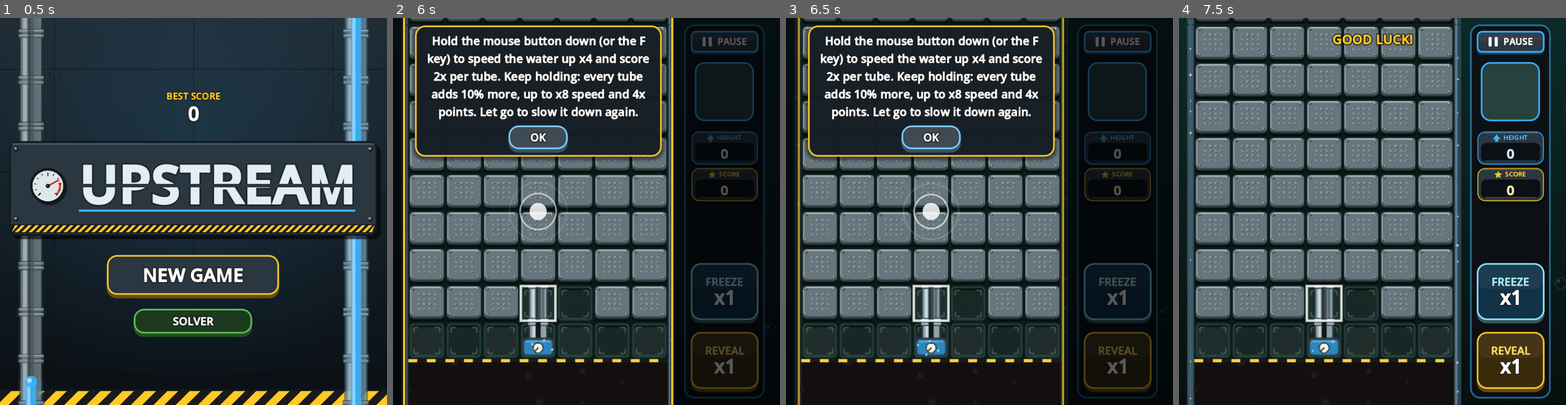
Above: before the commit, frames 1-4 (left to right).
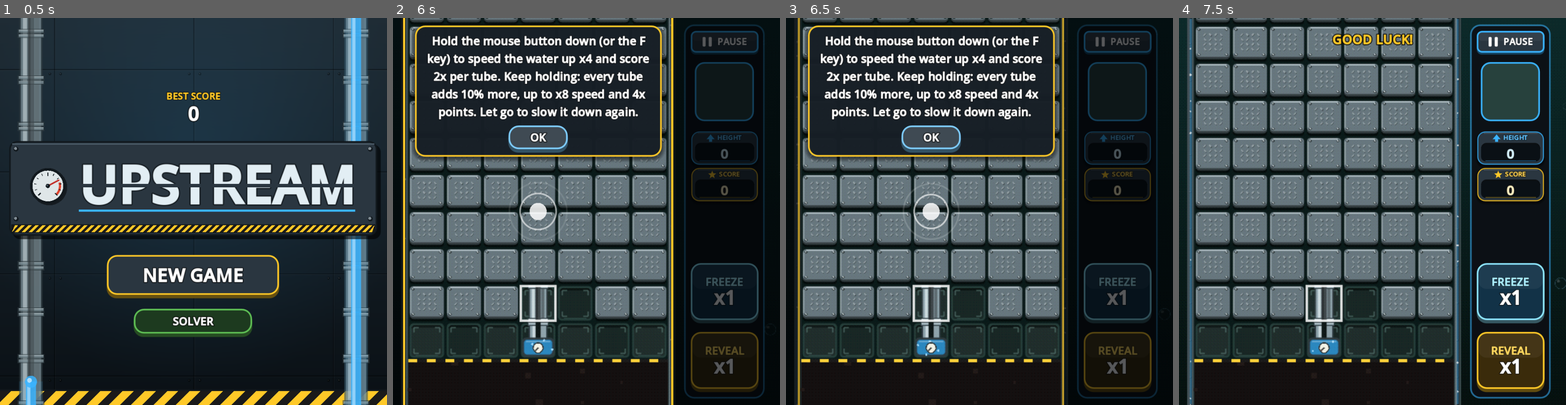
Above: after the commit, the same moments.

Repository: zzzteph/upstream
Game: Godot game, scene res://main.tscn
Same seed, same stepped clock (60 frames per second), same inputs: the game is played once before the commit and once after it.
Inputs (mouse positions are in pixels of both pictures, inside the frame that each line leads up to):
- Up to frame 1 (0.5 s): no input
- Up to frame 2 (6 s): click "NEW GAME" at 0.5 s; tap Enter at 1.25 s; move the mouse to (671, 192) at 1.27 s; hold Right 1.28-2 s; tap F at 1.35 s; click (671, 192) at 1.42 s; tap Space at 1.52, 3.02, 4.52, 5.27 s; click (725, 292) at 2.02 s; move the mouse to (509, 230) at 2.77 s; hold Down 2.78-3.53 s; tap P at 2.85 s; move the mouse to (625, 126) at 3.52 s; hold Right 3.53-4.28 s; tap M at 3.6 s; move the mouse to (567, 288) at 4.27 s; hold Up 4.28-5.03 s; tap R at 4.35 s; click (567, 288) at 4.42 s; move the mouse to (702, 269) at 5.02 s; hold Left 5.03-5.75 s; tap Q at 5.1 s; click "OK" at 5.75 s
- Up to frame 3 (6.5 s): no input
- Up to frame 4 (7.5 s): click "OK" at 6.5 s; click "LET'S GO" at 7.25 s

Frame 1 is identical in both runs. In frame 2, 0.3% of the frame differs, in the area x 3-72%, y 0-2%; in frame 3, 0.3%; in frame 4, 0.3%, in the area x 2-73%, y 0-2%.

Commit message:
Skip per-frame work that hasn't changed; ?prof frame profiler
- Rows: scrolling moves rows_root instead of re-placing every row each frame.
- Layout: worked out only when the window resizes (it queried the browser
  for screen scale and touch support every frame).
- Side panel: numbers reformatted only when they change; signatures
  compared as arrays instead of formatted strings.
- Backdrop: in the lighter quality modes it's a still gradient, redrawn
  only when it changes.
- ?prof logs the microseconds each part of a frame takes, in the browser too.

Co-Authored-By: Claude Opus 5.5 <noreply@anthropic.com>
Claude-Session: https://claude.ai/code/session_01L8PqzGQqSgjkJ7qi3hYvTL

Diff:
--- a/scripts/board_renderer.gd
+++ b/scripts/board_renderer.gd
@@ -19,9 +19,20 @@
 	var draw_cb: Callable
 	var row := -999999
 	var stamp := -1
+	var label := ""
 
 	func _draw() -> void:
+		if BoardRenderer.prof.is_empty():
+			draw_cb.call(self)
+			return
+		var t0 := Time.get_ticks_usec()
 		draw_cb.call(self)
+		var k := "draw:" + (label if label != "" else "rows")
+		BoardRenderer.prof[k] = int(BoardRenderer.prof.get(k, 0)) + Time.get_ticks_usec() - t0
+
+
+## ?prof: microseconds spent per section since the last report (see main.gd).
+static var prof := {}
 
 
 var game  ## The Game node (main.gd).
@@ -44,8 +55,13 @@
 var row_views := {}       ## row -> Layer
 var _pool: Array = []
 var _animate_until := {}  ## row -> game time until which it redraws every frame
-var _layout_key := ""
-var _queue_sig := ""
+var _layout_key: Array = []
+## Rows are placed relative to this row and rows_root moves with the camera,
+## so scrolling moves one node instead of every row every frame.
+var _rows_base := -1000000
+var _rows_place := true
+var _backdrop_key: Array = []
+var _queue_sig: Array = []
 ## Particles, as parallel packed arrays (far cheaper per frame than a
 ## Dictionary each): position and velocity in world units, life left and at
 ## the start, size, gravity, colour, and whether it glows.
@@ -111,6 +127,7 @@
 func _layer(cb: Callable, z: int, parent: Node = null) -> Layer:
 	var l := Layer.new()
 	l.draw_cb = cb
+	l.label = cb.get_method().trim_prefix("_draw_")
 	l.z_index = z
 	(parent if parent != null else self).add_child(l)
 	return l
@@ -118,7 +135,19 @@
 
 func redraw() -> void:
 	_sync_rows()
-	backdrop.queue_redraw()
+	_rows_place = false
+	# The backdrop moves every frame at full quality; in the lighter modes it's
+	# a still gradient, redrawn only when it changes.
+	if game.quality == 0:
+		backdrop.queue_redraw()
+	else:
+		var cr: float = game.cam.y + game.cam.visible_rows * 0.5
+		var zi := Zones.index_for_row(int(floor(cr)))
+		var local := cr - zi * Tuning.ZONE_ROWS
+		var bk := [zi, snappedf(minf(local, 6.0), 0.1), game.view_size, game.board_rect, game.quality]
+		if bk != _backdrop_key:
+			_backdrop_key = bk
+			backdrop.queue_redraw()
 	live_base.queue_redraw()
 	live.queue_redraw()
 	glow.queue_redraw()
@@ -138,7 +167,7 @@
 	for v in row_views.values():
 		v.stamp = -1
 	_animate_until.clear()
-	_queue_sig = ""
+	_queue_sig = []
 
 
 func animate_row(r: int, until: float) -> void:
@@ -210,14 +239,20 @@
 func _sync_rows() -> void:
 	var T: float = game.T
 	var b: Rect2 = game.board_rect
-	var key := "%.4f|%.3f|%.3f|%d" % [T, b.position.x, b.size.x, atlas.tile_px]
+	var key := [T, b.position.x, b.size.x, b.end.y, atlas.tile_px]
 	if key != _layout_key:
 		_layout_key = key
 		invalidate_rows()
+		_rows_place = true
 	var cam: GameCamera = game.cam
 	var grid: Grid = game.grid
 	var rr := cam.row_range()
-	rows_root.position = shake_offset()
+	if _rows_base < -999999 or absi(rr.x - _rows_base) > 1500:
+		_rows_base = rr.x
+		_rows_place = true
+	# row_y(r) == this + the row's own fixed offset (T is a whole number of pixels).
+	var off := shake_offset()
+	rows_root.position = Vector2(off.x, snap(b.end.y + (cam.y - _rows_base) * T) + off.y)
 	for r in row_views.keys():
 		if r < rr.x or r > rr.y:
 			var v: Layer = row_views[r]
@@ -242,8 +277,11 @@
 			v.stamp = -1
 			v.visible = true
 			row_views[r] = v
-		v.position = Vector2(0, row_y(r))
-		v.z_index = 1 + r - rr.x
+			v.position = Vector2(0, -(r + 1 - _rows_base) * T)
+			v.z_index = 1 + r - _rows_base
+		elif _rows_place:
+			v.position = Vector2(0, -(r + 1 - _rows_base) * T)
+			v.z_index = 1 + r - _rows_base
 		var stamp := grid.version(r) * 4 + (1 if r < grid.floor_row else 0) + (2 if grid.rows.has(r) else 0)
 		if _animate_until.has(r) or v.stamp != stamp:
 			v.queue_redraw()
@@ -944,10 +982,9 @@
 
 # --- queue panel ---------------------------------------------------------------------------
 
-func _queue_signature() -> String:
+func _queue_signature() -> Array:
 	# Includes whether each animation is running, so the frame after it ends is redrawn too.
-	return "%s|%d|%s|%d|%s|%d|%d|%s|%s|%s|%d|%s" % [str(game.queue), game.zone_index, game.portrait,
-			game.state, game.queue_rect, atlas.icon_px, atlas.tile_px,
+	return [game.queue.hash(), game.zone_index, game.portrait, game.state, game.queue_rect, atlas.icon_px, atlas.tile_px,
 			game.queue_shift > 0.0, game.lock_timer > 0.0, game.mode, game.held_piece, game.stats_rect]
 
 
--- a/scripts/main.gd
+++ b/scripts/main.gd
@@ -19,7 +19,10 @@
 
 var state := State.TITLE
 var paused := false
-var mode: String = Tuning.DEFAULT_MODE  ## "unlock" (BioShock-style) or "classic" (piece queue).
+var mode: String = Tuning.DEFAULT_MODE:  ## "unlock" (BioShock-style) or "classic" (piece queue).
+	set(v):
+		mode = v
+		_layout_dirty = true
 var grid := Grid.new()
 var gen := LevelGenerator.new()
 var flow := Flow.new()
@@ -91,6 +94,8 @@
 var reveal_rect := Rect2()
 var pause_rect := Rect2()    ## The pause button (top of the panel, above the hand).
 var _slots: Array = []
+var _layout_cache: Array = []
+var _layout_dirty := true
 
 # Pointer / keyboard cursor
 var hover := Vector2i(-1, -1)
@@ -102,6 +107,10 @@
 var debug_fps := false
 var debug_autoplay := false
 var debug_powers := false   ## ?powers: start each run with 3 Flow-freezes and 3 Reveals.
+var debug_prof := false     ## ?prof: log where each frame's time goes (every 2 s).
+var _prof_frames := 0
+var _prof_timer := 0.0
+var _prof_t := 0
 ## Quality, so play stays smooth on any phone: 0 = everything; 1 = no
 ## decorative motion (background bubbles and decorations, bubbles in pipes,
 ## particle glow); 2 = also a lower-resolution board. It steps down by itself
@@ -143,6 +152,7 @@
 	ui.root.add_child(tutorial)
 	tutorial_pending = not SaveData.load_flag("tutorial_done")
 	_read_debug_flags()
+	get_tree().root.size_changed.connect(func(): _layout_dirty = true)
 	if debug_autoplay:
 		tutorial_pending = false
 	_compute_layout()
@@ -296,21 +306,26 @@
 # --- frame update --------------------------------------------------------------------
 
 func _process(dt: float) -> void:
+	if debug_prof:
+		_prof_report(dt)
 	_govern(dt)
 	dt = minf(dt, 0.05)
 	time += dt
 	_compute_layout()
+	_mark("layout")
 	if not paused:
 		match state:
 			State.COUNTDOWN, State.RUNNING:
 				_update_play(dt)
 			State.SPILL:
 				_update_spill(dt)
+		_mark("play")
 		renderer.update_fx(dt)
 		queue_shift = maxf(0.0, queue_shift - dt * 7.0)
 		var head := flow.head_world() if (flow.active or state == State.SPILL or state == State.GAMEOVER) \
 				else Vector2(Tuning.SOURCE_COL + 0.5, 0.5)
 		cam.update(dt, head.y, grid.floor_row)
+		_mark("fx+cam")
 	_ensure_rows()
 	if debug_autoplay:
 		_autoplay_step()
@@ -323,9 +338,43 @@
 					Performance.get_monitor(Performance.RENDER_TOTAL_DRAW_CALLS_IN_FRAME),
 					Performance.get_monitor(Performance.RENDER_TOTAL_PRIMITIVES_IN_FRAME),
 					height, score, State.keys()[state], grid.row_count()])
+	_mark("rows+debug")
 	renderer.redraw()
+	_mark("redraw")
 	ui.refresh()
-
+	_mark("ui")
+
+
+## ?prof: add the time since the last mark to `key`.
+func _mark(key: String) -> void:
+	if not debug_prof:
+		return
+	var now := Time.get_ticks_usec()
+	BoardRenderer.prof[key] = int(BoardRenderer.prof.get(key, 0)) + now - _prof_t
+	_prof_t = now
+
+
+## ?prof: every 2 s, print the average microseconds per frame of each part
+## (draw:* are the layers' drawing; frame is the whole frame interval).
+func _prof_report(dt: float) -> void:
+	_prof_t = Time.get_ticks_usec()
+	_prof_frames += 1
+	_prof_timer += dt
+	if _prof_timer < 2.0:
+		return
+	var p := BoardRenderer.prof
+	var keys := p.keys()
+	keys.sort_custom(func(a, b): return p[a] > p[b])
+	var total := 0
+	var parts := []
+	for k in keys:
+		total += int(p[k])
+		parts.append("%s %d" % [k, int(p[k]) / _prof_frames])
+	print("PROF fps %d | frame %d us | ours %d us | %s | quality %d" % [Engine.get_frames_per_second(),
+			int(_prof_timer * 1e6) / _prof_frames, total / _prof_frames, " ".join(parts), quality])
+	BoardRenderer.prof = {}
+	_prof_frames = 0
+	_prof_timer = 0.0
 
 ## Step quality down when frames are slow (under ~45 a second) for 3 seconds
 ## of play. Pauses, the menu and one-off hitches (a frame over 0.25 s, such
@@ -345,6 +394,7 @@
 
 func set_quality(q: int) -> void:
 	quality = clampi(q, 0, 2)
+	_layout_dirty = true
 	_slow_for = 0.0
 	_frame_avg = 0.0
 
@@ -853,7 +903,18 @@
 
 
 func _compute_layout() -> void:
+	# Only when the window (or the quality or mode) changes: it asks the
+	# browser for the screen scale and touch support, which costs every frame
+	# otherwise. Setting the content scale resizes the viewport, so it runs
+	# until the size settles.
+	if not _layout_dirty:
+		return
 	var win := get_window()
+	var lkey := [win.size if win != null else Vector2i.ZERO, get_viewport_rect().size, quality, mode]
+	if lkey == _layout_cache:
+		_layout_dirty = false
+		return
+	_layout_cache = lkey
 	if win != null and win.size.x > 0:
 		# Pick the virtual resolution from the screen's real (logical) size, so
 		# phones get a smaller base and therefore bigger text and buttons.
@@ -991,6 +1052,9 @@
 	debug_fps = qs.contains("fps")
 	debug_autoplay = qs.contains("autoplay")
 	debug_powers = qs.contains("powers")
+	debug_prof = qs.contains("prof")
+	if debug_prof:
+		BoardRenderer.prof = {"init": 0}
 	var qi := qs.find("quality=")
 	if qi >= 0:
 		set_quality(int(qs.substr(qi + 8, 1)))
--- a/scripts/ui.gd
+++ b/scripts/ui.gd
@@ -219,7 +219,9 @@
 var stat_values := {}     ## "HEIGHT" / "SCORE" -> value Label.
 var stat_captions := {}   ## "HEIGHT" / "SCORE" -> caption Label.
 var stat_plates := {}     ## "HEIGHT" / "SCORE" -> StatPlate behind them.
-var _stats_key := ""
+var _stats_key: Array = []
+var _shown_height := -1
+var _shown_score := -1
 var btn_freeze: HudButton
 var btn_reveal: HudButton
 var btn_pause: HudButton
@@ -644,8 +646,12 @@
 		_last_portrait = game.portrait
 		_apply_layout()
 
-	_set_text(stat_values["HEIGHT"], "%d" % game.height)
-	_set_text(stat_values["SCORE"], "%d" % game.score)
+	if game.height != _shown_height:
+		_shown_height = game.height
+		_set_text(stat_values["HEIGHT"], "%d" % game.height)
+	if game.score != _shown_score:
+		_shown_score = game.score
+		_set_text(stat_values["SCORE"], "%d" % game.score)
 	_place_stats()
 
 	_refresh_powers()
@@ -659,7 +665,7 @@
 ## when the area is wide (portrait bar).
 func _place_stats() -> void:
 	var r: Rect2 = game.stats_rect
-	var key := "%s|%s" % [r, game.portrait]
+	var key := [r, game.portrait]
 	if key == _stats_key:
 		return
 	_stats_key = key
@@ -781,7 +787,7 @@
 	solver_button.custom_minimum_size = Vector2(minf(220.0, bw * 0.7), ai_h)
 	solver_button.add_theme_font_size_override("font_size", 18 if short else 20)
 	over_reason.custom_minimum_size = Vector2(minf(420.0, vs.x - 96.0), 0)
-	_stats_key = ""
+	_stats_key = []
 	new_game_button.custom_minimum_size = Vector2(bw, bh)
 	new_game_button.add_theme_font_size_override("font_size", 28 if short else 34)
 	banner.position = Vector2(0, -vs.y * 0.22)
Not shown, changed: DEVELOPMENT.md
